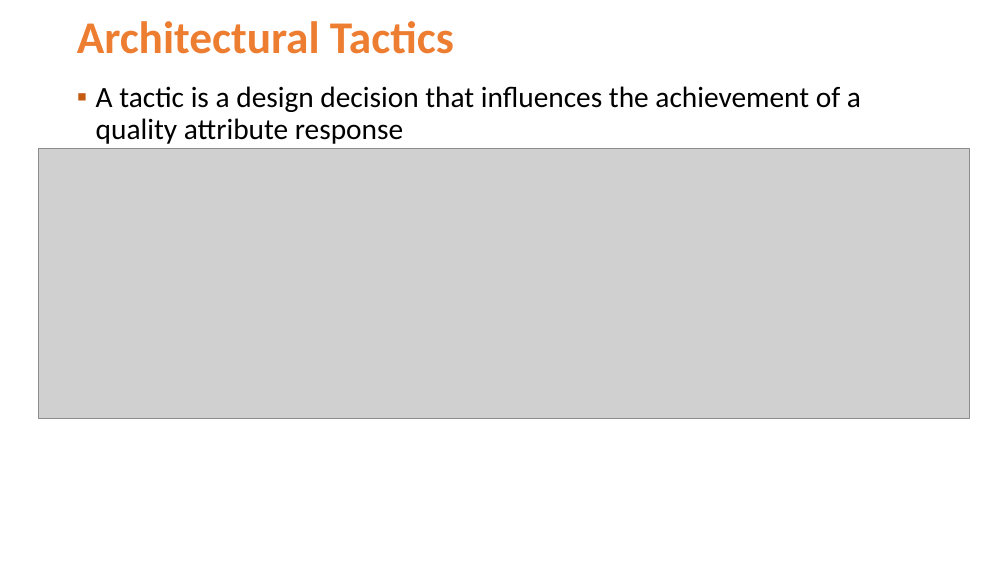
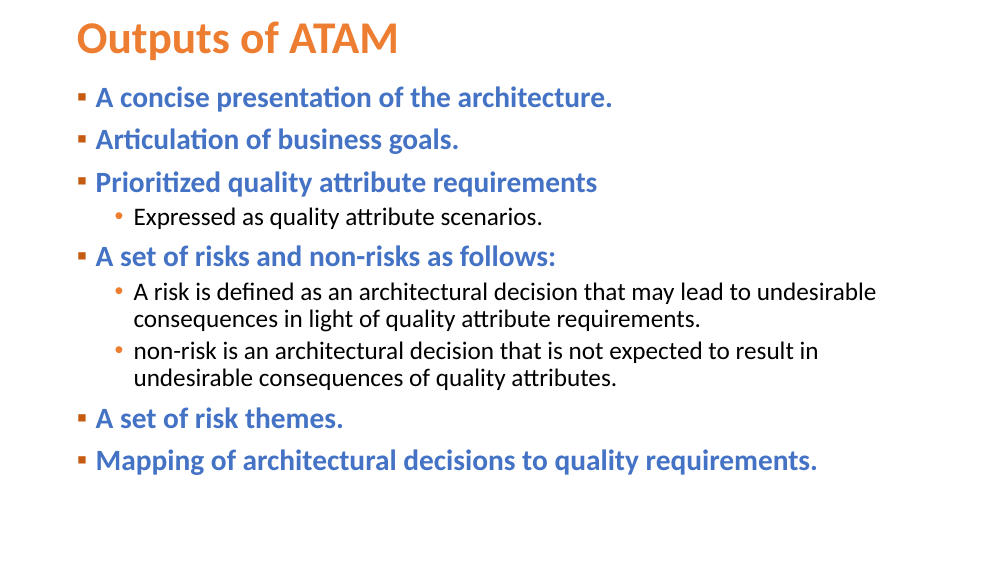
Before and after one commit to Jucer74/SoftwareArchitecture, a slide deck: slide 9 of Clases/05-ArchitectureEvaluation/SoftwareArchitecture-ArchitectureEvaluation.pptx (slide 4 before the commit). Drawn at 1008x567 pixels with LibreOffice and Linux fonts; fonts in the diff are those of the drawing; grey boxes stand for pictures; background and template pictures are left out. Boxes give left, top, right and bottom in pixels: in the first picture for what was removed or moved away, otherwise in the second. Text is boxed around its words. In the diff, an @@ line names an element or a change of style, - is before the commit and + after.

```diff
--- a/Clases/05-ArchitectureEvaluation/SoftwareArchitecture-ArchitectureEvaluation.pptx
+++ b/Clases/05-ArchitectureEvaluation/SoftwareArchitecture-ArchitectureEvaluation.pptx
@@ title at (x1=77, y1=21, x2=399, y2=60): text changed @@
-Architectural Tactics
+Outputs of ATAM
@@ text at (x1=96, y1=86, x2=877, y2=475): text changed; size 28 to 24 pt @@
-▪ A tactic is a design decision that influences the achievement of a quality attribute response
+▪ A concise presentation of the architecture.
+▪ Articulation of business goals.
+▪ Prioritized quality attribute requirements
+  • Expressed as quality attribute scenarios.
+▪ A set of risks and non-risks as follows:
+  • A risk is defined as an architectural decision that may lead to undesirable consequences in light of quality attribute requirements.
+  • non-risk is an architectural decision that is not expected to result in undesirable consequences of quality attributes.
+▪ A set of risk themes.
+▪ Mapping of architectural decisions to quality requirements.
@@ picture removed at (x1=39, y1=148, x2=970, y2=418) @@
```
Also in this commit, not shown: 5 slides added, 14 slides removed.
